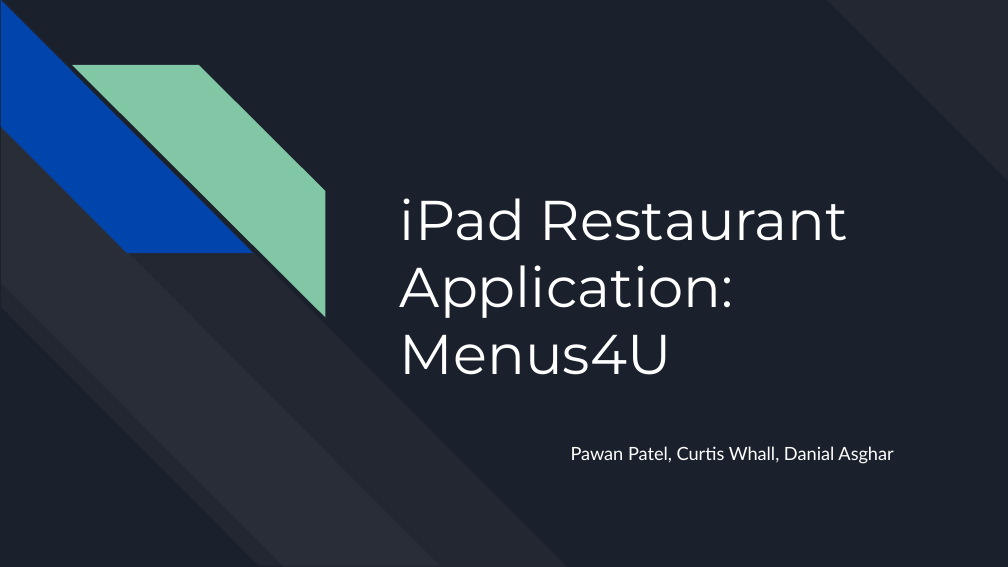
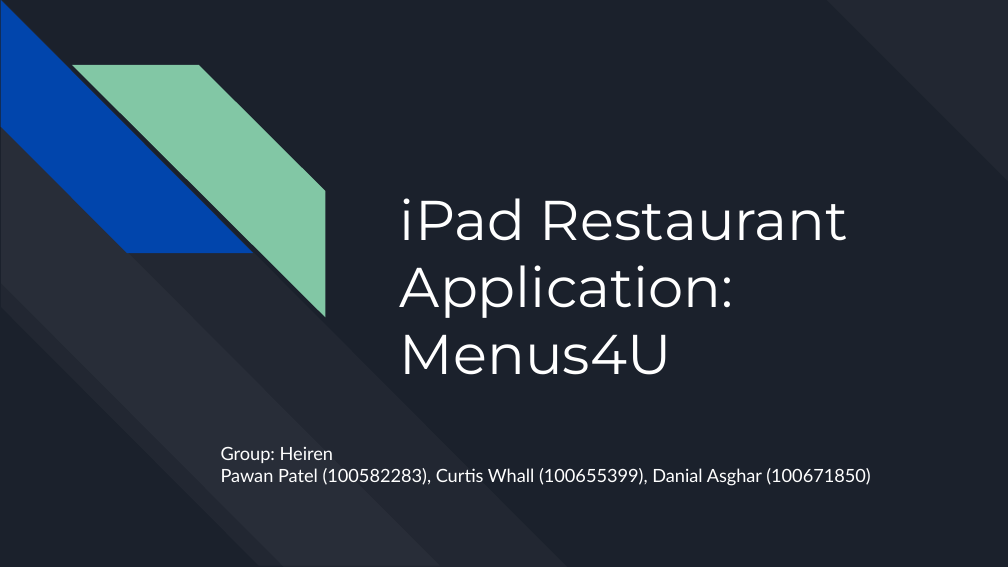
Before and after one commit to SPM-OT/lab-5-group-heiren, a slide deck: slide 1 of iPad Restaurant Application_ Menus4U.pptx. Drawn at 1008x567 pixels with LibreOffice and Linux fonts; fonts in the diff are those of the drawing. Boxes give left, top, right and bottom in pixels: in the first picture for what was removed or moved away, otherwise in the second. Text is boxed around its words. In the diff, an @@ line names an element or a change of style, - is before the commit and + after.

Commit message:
update

```diff
--- a/iPad Restaurant Application_ Menus4U.pptx
+++ b/iPad Restaurant Application_ Menus4U.pptx
@@ subtitle at (x1=221, y1=447, x2=871, y2=486): text changed @@
-Pawan Patel, Curtis Whall, Danial Asghar
+Group: Heiren
+Pawan Patel (100582283), Curtis Whall (100655399), Danial Asghar (100671850)
```
Also in this commit, not shown: 1 other slide changed, 2 slides added, 1 slide removed.
